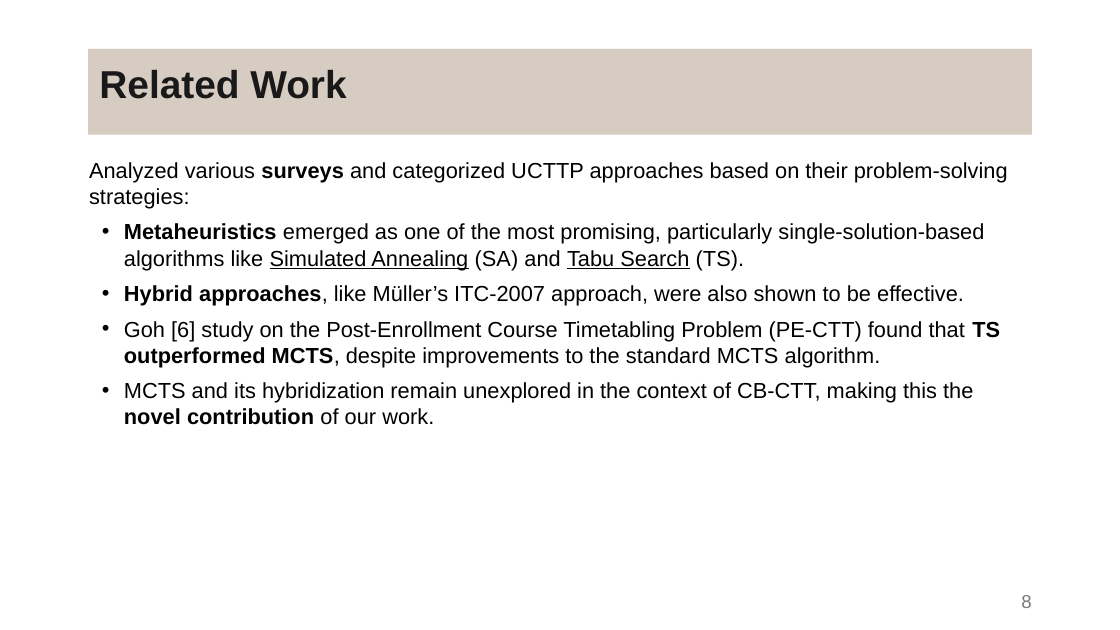
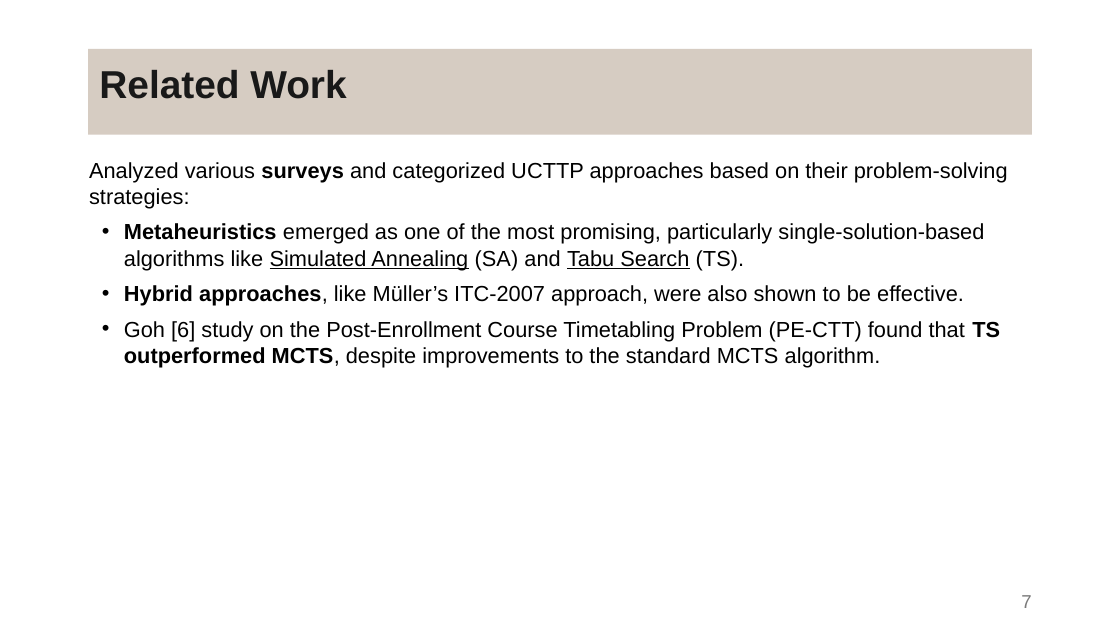
Before and after one commit to DanielaTomas/FCUP-SCHEDULE, a slide deck: slide 7 of Docs/Presentation.pptx (slide 8 before the commit). Drawn at 1120x630 pixels with LibreOffice and Linux fonts; fonts in the diff are those of the drawing. Boxes give left, top, right and bottom in pixels: in the first picture for what was removed or moved away, otherwise in the second. Text is boxed around its words. In the diff, an @@ line names an element or a change of style, - is before the commit and + after.

```diff
--- a/Docs/Presentation.pptx
+++ b/Docs/Presentation.pptx
@@ text at (x1=124, y1=382, x2=973, y2=425): paragraph removed @@
-• MCTS and its hybridization remain unexplored in the context of CB-CTT, making this the novel contribution of our work.
@@ page number at (x1=1021, y1=595, x2=1031, y2=608): text changed @@
-8
+7
```
Also in this commit, not shown: 9 other slides changed, 2 slides added, 3 slides removed.
